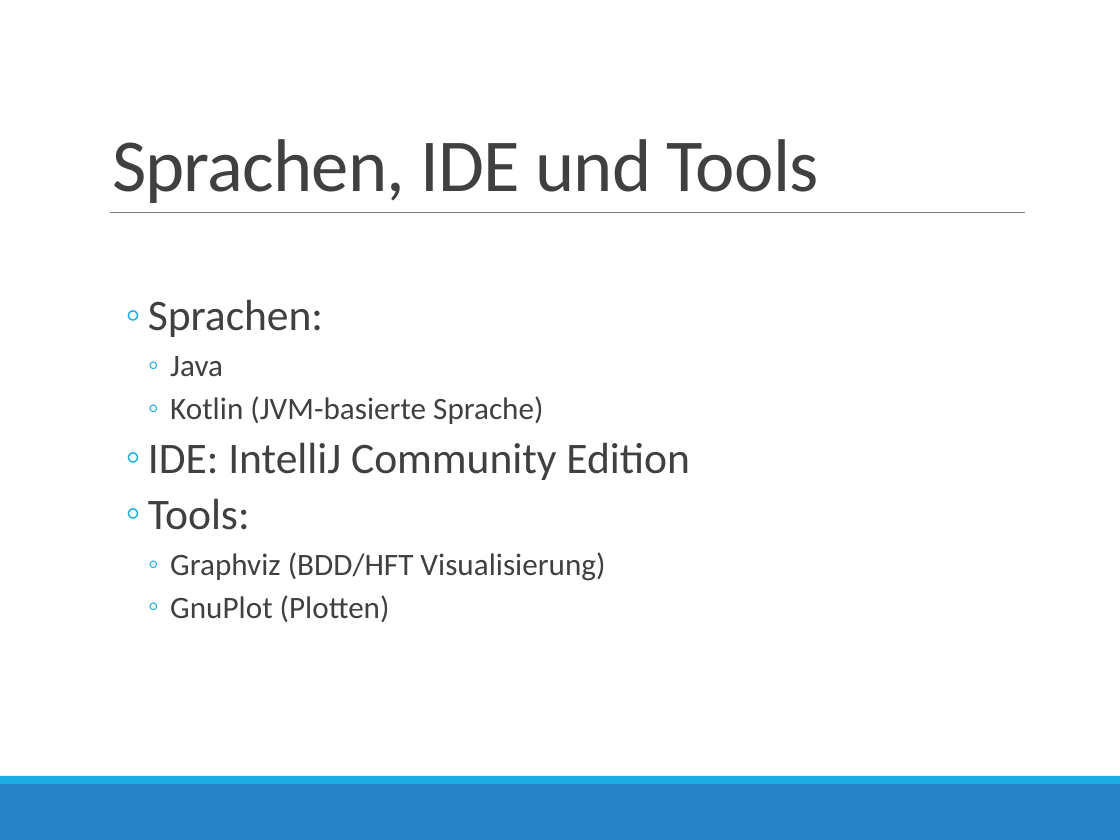
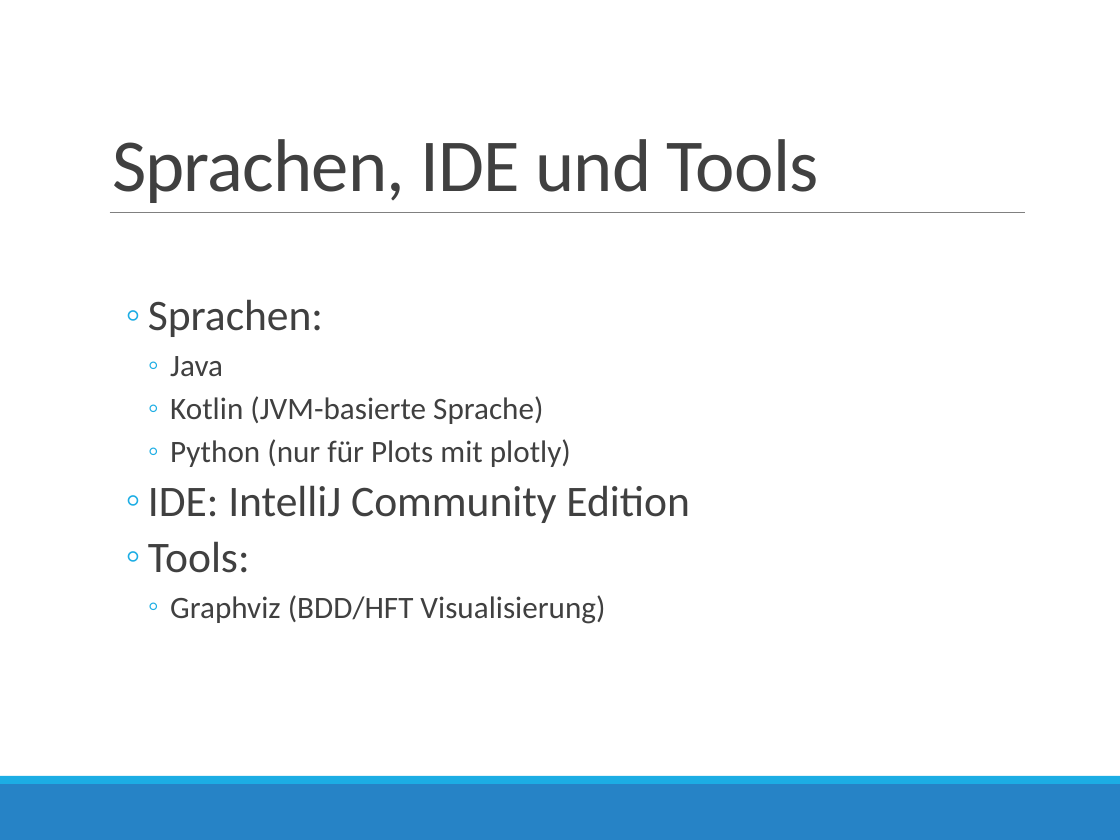
Before and after one commit to AndreMann90/fart_fssd, a slide deck: slide 3 of doc/Programmier-Projekt-Praesi.pptx. Drawn at 1120x840 pixels with LibreOffice and Linux fonts; fonts in the diff are those of the drawing. Boxes give left, top, right and bottom in pixels: in the first picture for what was removed or moved away, otherwise in the second. Text is boxed around its words. In the diff, an @@ line names an element or a change of style, - is before the commit and + after.

```diff
--- a/doc/Programmier-Projekt-Praesi.pptx
+++ b/doc/Programmier-Projekt-Praesi.pptx
@@ text at (x1=170, y1=439, x2=571, y2=467): paragraph added @@
+    ◦ Python (nur für Plots mit plotly)
@@ text at (x1=170, y1=595, x2=390, y2=622): paragraph removed @@
-    ◦ GnuPlot (Plotten)
```
Also in this commit, not shown: 3 other slides changed, 1 other file.
